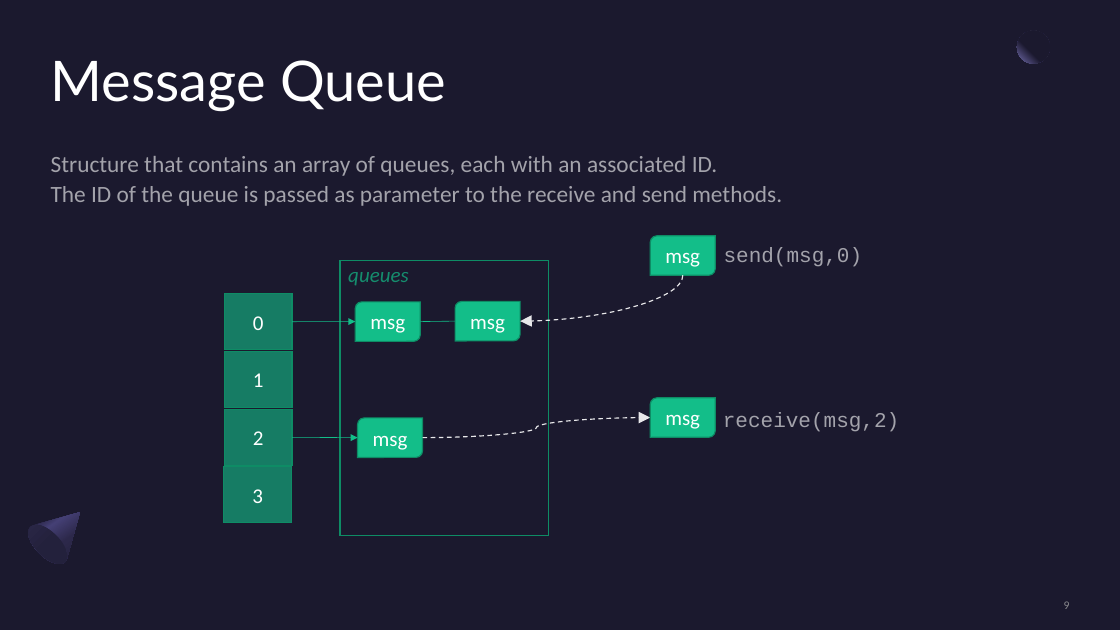
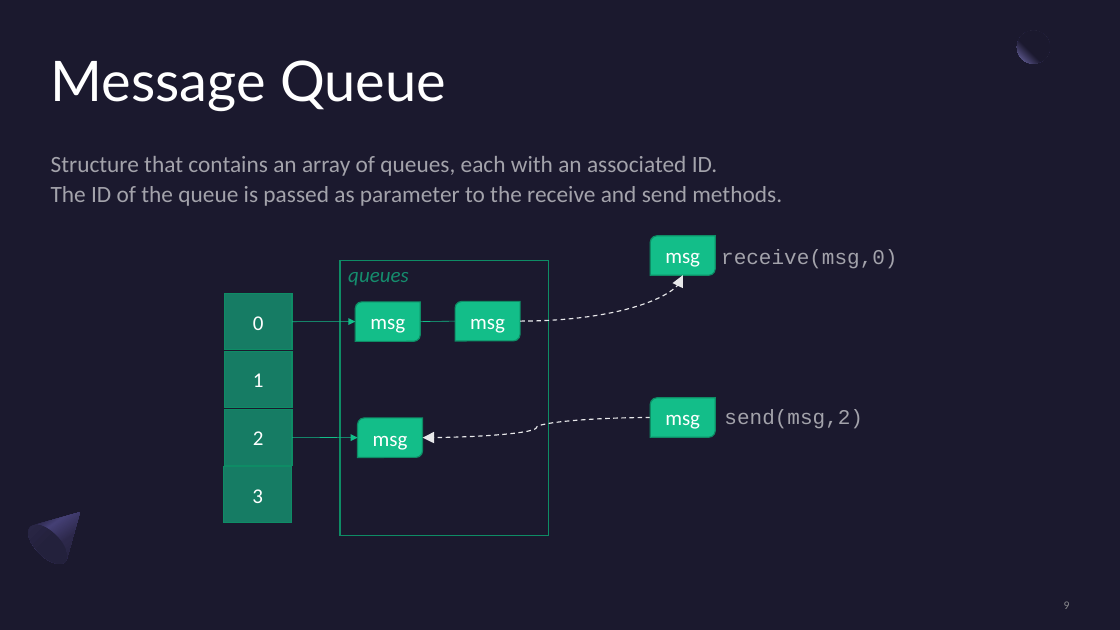
Before and after one commit to Salvo-kun/a-star, a slide deck: slide 9 of presentation/astar_slides.pptx. Drawn at 1120x630 pixels with LibreOffice and Linux fonts; fonts in the diff are those of the drawing. Boxes give left, top, right and bottom in pixels: in the first picture for what was removed or moved away, otherwise in the second. Text is boxed around its words. In the diff, an @@ line names an element or a change of style, - is before the commit and + after.

```diff
--- a/presentation/astar_slides.pptx
+++ b/presentation/astar_slides.pptx
@@ text at [721,249,897,269]: text changed @@
-receive(msg,2)
+receive(msg,0)
@@ curved arrow moved from (683, 276) - (520, 321) to (520, 321) - (683, 276) @@
@@ curved arrow moved from (423, 438) - (650, 418) to (650, 418) - (423, 438) @@
@@ text at [724,409,863,429]: text changed @@
-send(msg,0)
+send(msg,2)
```
Also in this commit, not shown: 1 other slide changed, 15 other files.
